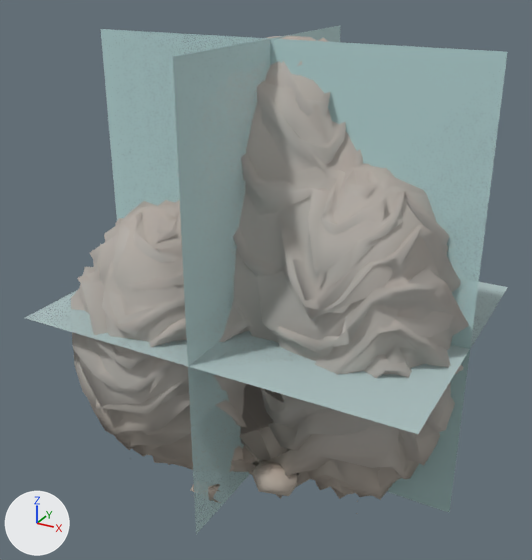
The glTF model data/models/board/mars/brain-lobes.glb: old version first, new version second.
One viewpoint serves both versions: a 50 mm lens placed at (22.0, -40.6, 34.5), pointed at (-0.1, -0.4, 14.4). Every picture has the same lights, and +X, +Y and +Z are marked at lower left. The picture after the commit comes second. Where no turn or scale is listed for an object, it has been applied to the vertices. Vertices at exactly the same position are counted once.

Script lines for the objects in view, before the commit:
```python
me_brain_lobes_lod0 = bpy.data.meshes.new('brain-lobes-lod0')
me_brain_lobes_lod0.from_pydata(...)  # 1680 vertices, 3162 faces; spans x -13.0..13.9, y -10.0..10.4, z 0.0..30.0
me_brain_lobes_lod0.materials.append(mat_coral)  # its picture is missing
me_brain_lobes_lod2 = bpy.data.meshes.new('brain-lobes-lod2')
me_brain_lobes_lod2.from_pydata(...)  # 128 vertices, 56 faces; spans x -11.4..12.4, y -9.2..9.2, z 0.0..30.0
me_brain_lobes_lod2.materials.append(mat_coral)  # its picture is missing
me_brain_lobes_lod3 = bpy.data.meshes.new('brain-lobes-lod3')
me_brain_lobes_lod3.from_pydata(...)  # 12 vertices, 6 faces; spans x -13.0..13.9, y -10.0..10.4, z 0.0..30.0
me_brain_lobes_lod3.materials.append(mat_impostor)  # its picture is missing
ob_brain_lobes_lod0_001 = bpy.data.objects.new('brain-lobes-lod0.001', me_brain_lobes_lod0)
ob_brain_lobes_lod0_001.location = (0.0, 0.0, 0.0)
ob_brain_lobes_lod2_001 = bpy.data.objects.new('brain-lobes-lod2.001', me_brain_lobes_lod2)
ob_brain_lobes_lod2_001.location = (0.0, 0.0, 0.0)
ob_brain_lobes_lod3_001 = bpy.data.objects.new('brain-lobes-lod3.001', me_brain_lobes_lod3)
ob_brain_lobes_lod3_001.location = (0.0, 0.0, 0.0)
# also in view: 'brain-lobes-lod1.001' at (0.6, 0.3, 15.0)
```
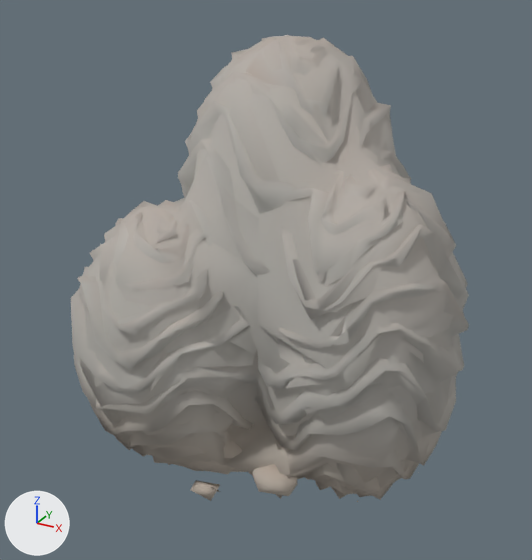
What differs and where, as boxes (x1, y1, x2, y2) in the pictures (532 x 560 px; the box of a moved part takes in the faces that stretch with it):
'brain-lobes-lod3.001', recoloured, rescaled (not visible afterwards)
    before: (26, 25, 508, 534)
'brain-lobes-lod2.001', reshaped
    before: (130, 56, 357, 514)
    after: (88, 35, 456, 494)
part 1 of me_brain_lobes_lod2, rebuilt
    before: (234, 351, 309, 487)
    after: (88, 35, 456, 494)
part 2 of me_brain_lobes_lod3, moved or reshaped (not visible afterwards)
    before: (26, 25, 508, 534)
part 3 of me_brain_lobes_lod3, recoloured (pale blue)
    before: (26, 25, 508, 534)

The change, as a list of edits to the scene's bpy script:
```text
Change me_brain_lobes_lod2:
    used by ob_brain_lobes_lod2_001; location = (0.0, 0.0, 0.0)
    remove me_brain_lobes_lod2.from_pydata(...)  # 128 vertices, 56 faces; spans x -11.4..12.4, y -9.2..9.2, z 0.0..30.0
    add me_brain_lobes_lod2.from_pydata(...)  # 261 vertices, 322 faces; spans x -12.3..13.4, y -9.5..10.0, z 0.0..30.0
    me_brain_lobes_lod2 part 1: the loose piece of 8 vertices spanning x -8.9..11.4, y -6.0..4.2, z 0.7..21.4 is rebuilt with 141 vertices and now spans x -12.3..13.4, y -9.5..10.0, z 0.0..30.0
    other edits to the shape of me_brain_lobes_lod2 do not show in these pictures
Change me_brain_lobes_lod3:
    used by ob_brain_lobes_lod3_001; location = (0.0, 0.0, 0.0)
    remove me_brain_lobes_lod3.from_pydata(...)  # 12 vertices, 6 faces; spans x -13.0..13.9, y -10.0..10.4, z 0.0..30.0
    add me_brain_lobes_lod3.from_pydata(...)  # 12 vertices, 6 faces; spans x -12.3..13.4, y -9.5..10.0, z 0.0..30.0
    me_brain_lobes_lod3 part 2: the whole mesh is scaled about its middle by (0.955, 0.957, 1), then moved by (0.1, 0.0, 0.0)
    me_brain_lobes_lod3 part 3: 6 faces centred in x -4.1..4.9, y -3.2..3.6, z 10.0..20.0 are repainted in the vertex colours; the middle colour goes from pale blue #deffff to beige #ffffc8
```
